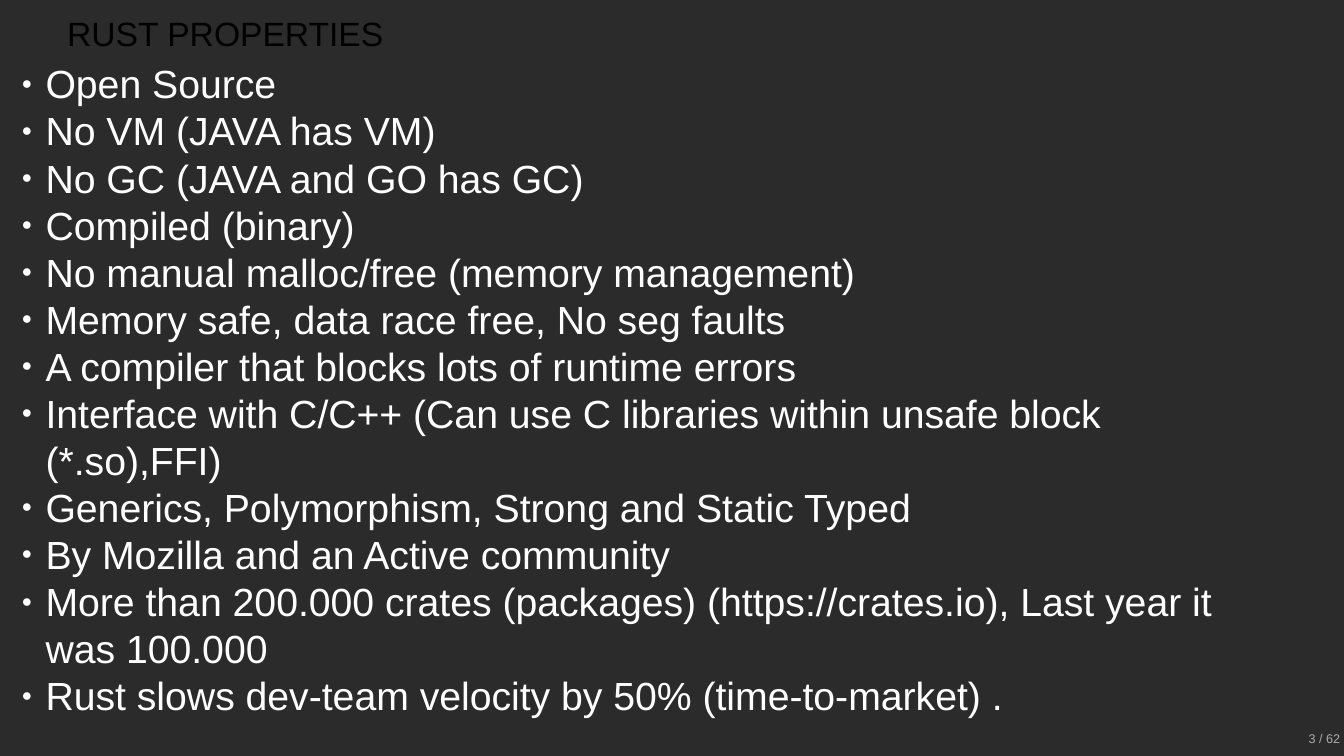
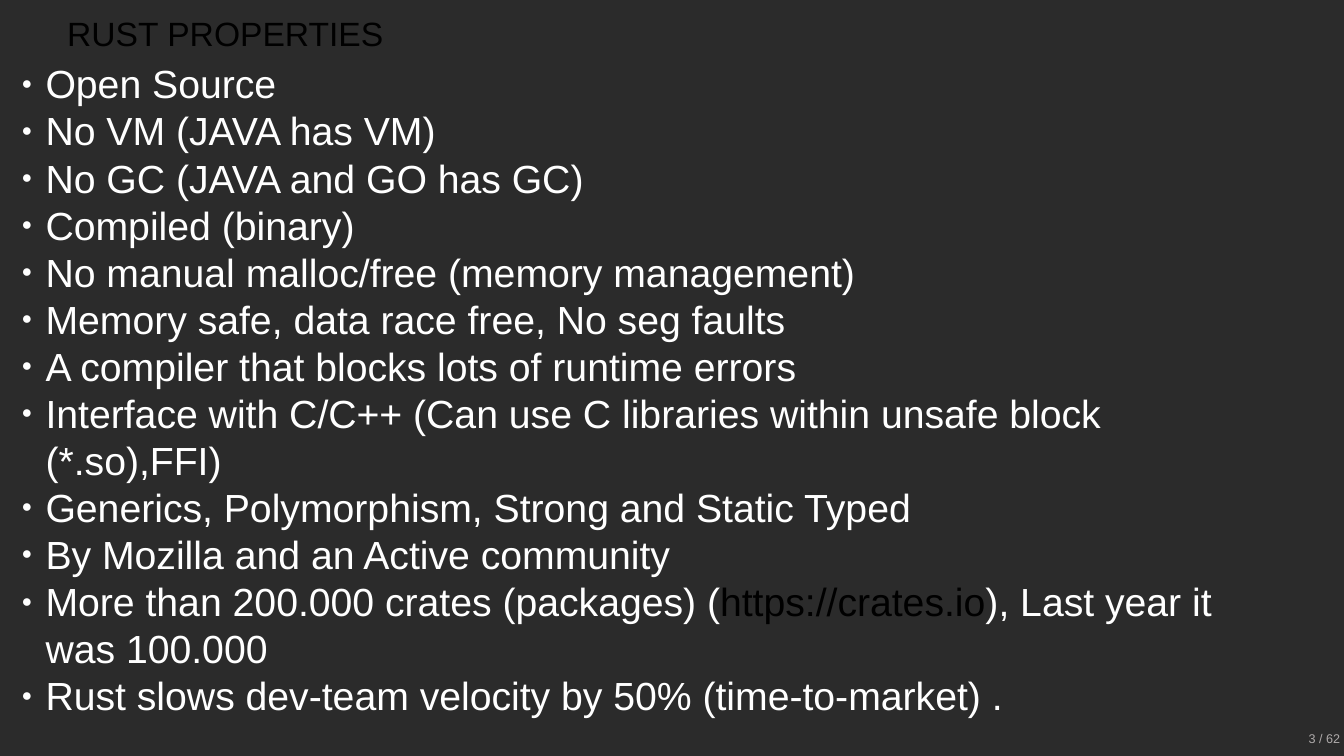
Before and after one commit to havelsan/rust-dev-env, a slide deck: slide 3 of rust-introduction.odp. Drawn at 1344x756 pixels with LibreOffice and Linux fonts; fonts in the diff are those of the drawing; background and template pictures are left out; a plain dark background stands for a picture behind light text. Boxes give left, top, right and bottom in pixels: in the first picture for what was removed or moved away, otherwise in the second. Text is boxed around its words. In the diff, an @@ line names an element or a change of style, - is before the commit and + after.

```diff
--- a/rust-introduction.odp
+++ b/rust-introduction.odp
@@ text at [46, 587, 1212, 664]: text colour #FFFFFF to #000000 in "(https://crates.io)," @@
```
Also in this commit, not shown: 1 other slide changed, 2 slides added.
